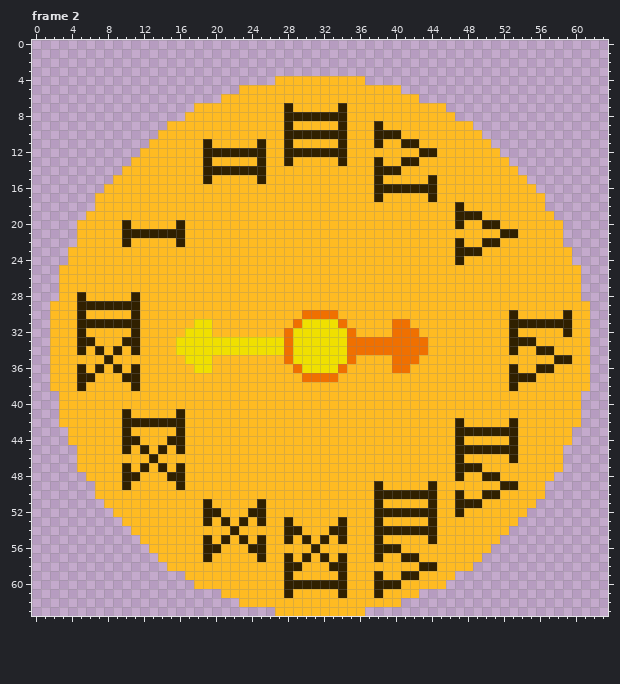
File history of a pixel-art file, images/enemies/fragment/roll.ase. Above is the file before it was changed.
64x64 pixels, 4 frames. Shown: frame 2. The commit also changed other frames, which this record leaves out.
Now the later version:
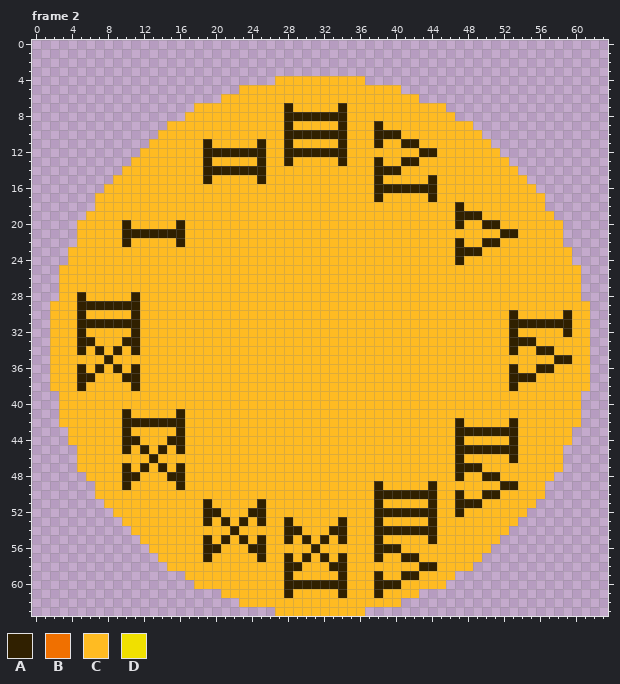
Palette (. is transparent): A #302000  B #f07000  C #ffbb22  D #f0e000
What changed:
--- frame 2
@@ x 14..45 @@
 29 CCCCCCCCCCCCCCCCCCCCCCCCCCCCCCCC
-30 CCCCCCCCCCCCCCCCBBBBCCCCCCCCCCCC
-31 CCCCDDCCCCCCCCCBDDDDBCCCCCBBCCCC
-32 CCCDDDCCCCCCCCBDDDDDDBCCCCBBBCCC
-33 CCDDDDDDDDDDDDBDDDDDDBBBBBBBBBCC
-34 CCDDDDDDDDDDDDBDDDDDDBBBBBBBBBCC
-35 CCCDDDCCCCCCCCBDDDDDDBCCCCBBBCCC
-36 CCCCDDCCCCCCCCCBDDDDBCCCCCBBCCCC
-37 CCCCCCCCCCCCCCCCBBBBCCCCCCCCCCCC
+30 CCCCCCCCCCCCCCCCCCCCCCCCCCCCCCCC
+31 CCCCCCCCCCCCCCCCCCCCCCCCCCCCCCCC
+32 CCCCCCCCCCCCCCCCCCCCCCCCCCCCCCCC
+33 CCCCCCCCCCCCCCCCCCCCCCCCCCCCCCCC
+34 CCCCCCCCCCCCCCCCCCCCCCCCCCCCCCCC
+35 CCCCCCCCCCCCCCCCCCCCCCCCCCCCCCCC
+36 CCCCCCCCCCCCCCCCCCCCCCCCCCCCCCCC
+37 CCCCCCCCCCCCCCCCCCCCCCCCCCCCCCCC
 38 CCCCCCCCCCCCCCCCCCCCCCCCCCCCCCCC
Where, in picture pixels (left, top, right, bottom), the same in both pictures:
changed: (176, 310, 428, 382)
